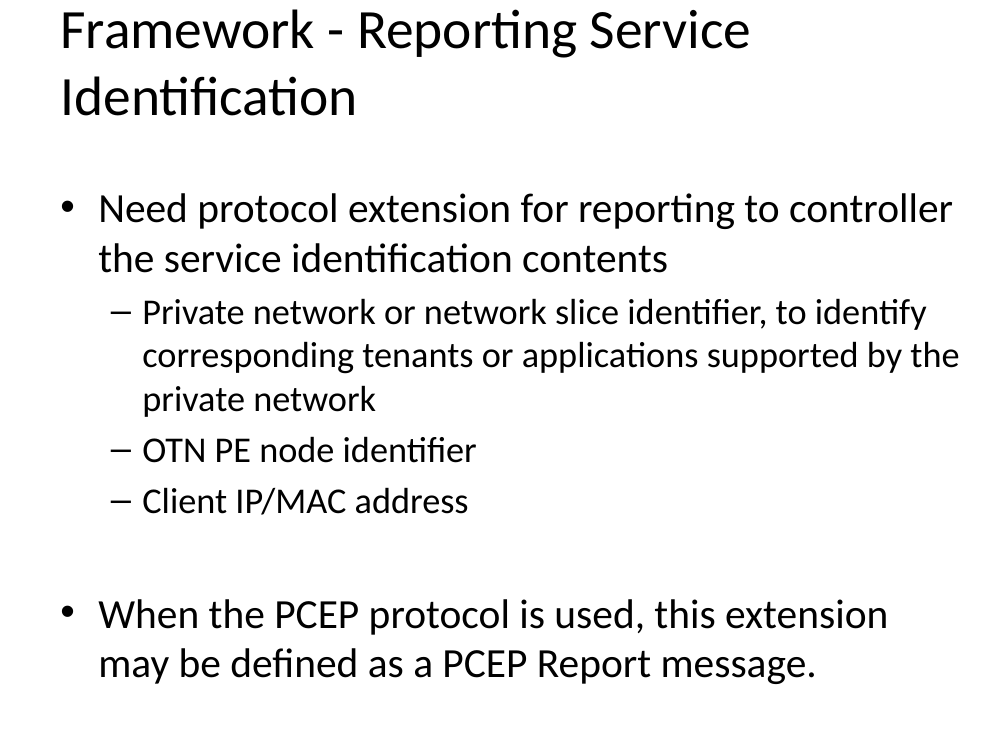
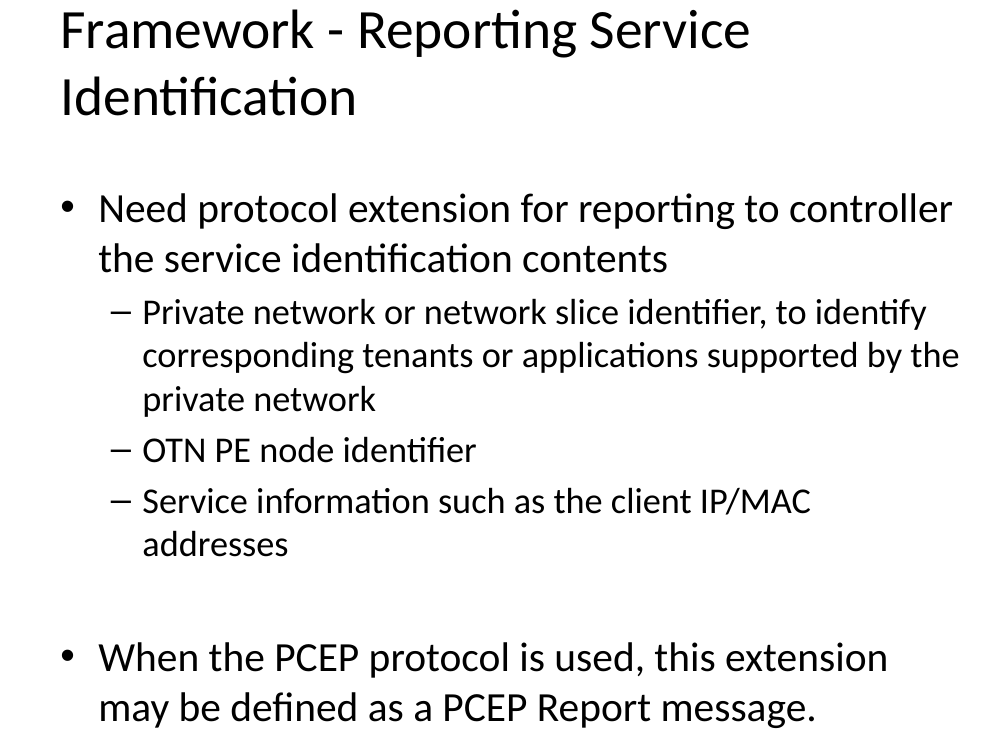
Before and after one commit to aguoietf/ietf-ccamp-optical2cloud-problem-statement, a slide deck: slide 8 of materials/slides-114-ccamp-optical-cloud.pptx. Drawn at 1008x756 pixels with LibreOffice and Linux fonts; fonts in the diff are those of the drawing. Boxes give left, top, right and bottom in pixels: in the first picture for what was removed or moved away, otherwise in the second. Text is boxed around its words. In the diff, an @@ line names an element or a change of style, - is before the commit and + after.

```diff
--- a/materials/slides-114-ccamp-optical-cloud.pptx
+++ b/materials/slides-114-ccamp-optical-cloud.pptx
@@ text at <box>142,487,811,557</box>: text changed @@
-  – Client IP/MAC address
+  – Service information such as the client IP/MAC addresses
```
Also in this commit, not shown: 4 other slides changed, 1 slide added.
